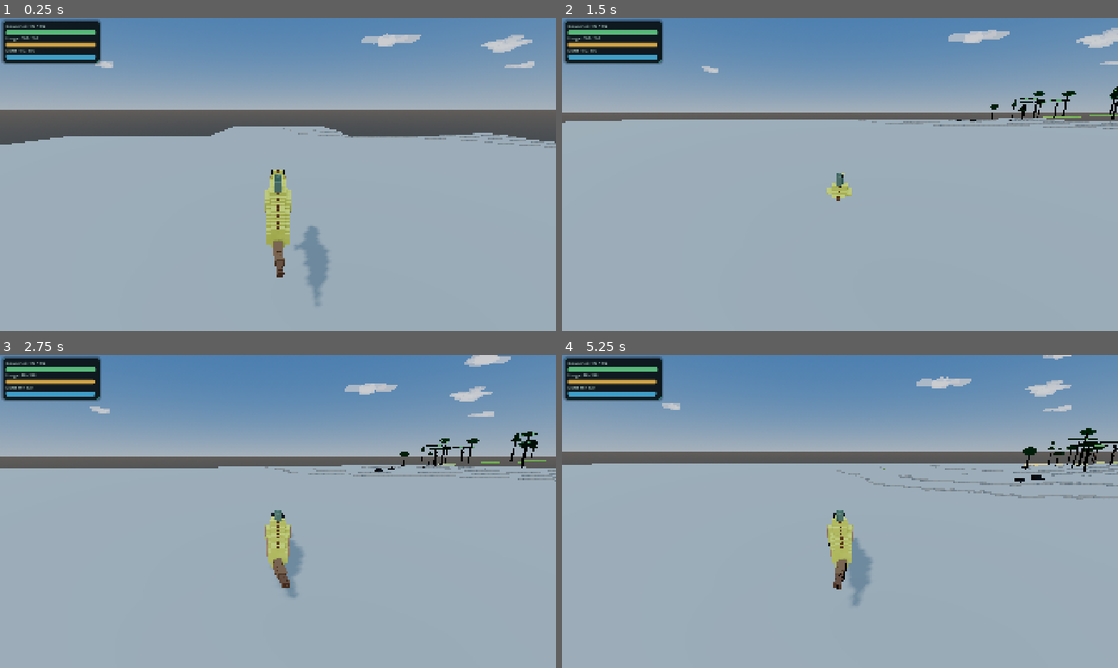
Above: before the commit, frames 1-4 (two rows, left to right).
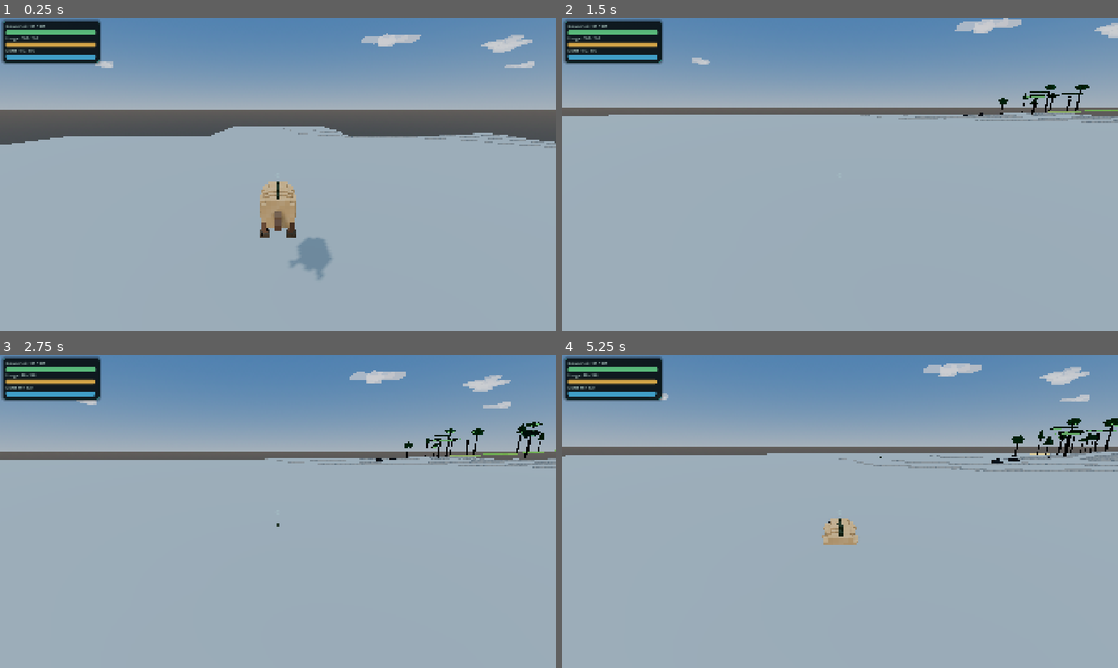
Above: after the commit, the same moments.

Repository: MajorDragonfly/voxelverse
Game: Godot game, scene res://main/main.tscn
Same seed, same stepped clock (60 frames per second), same inputs: the game is played once before the commit and once after it.
Inputs (mouse positions are in pixels of both pictures, inside the frame that each line leads up to):
- Up to frame 1 (0.25 s): no input
- Up to frame 2 (1.5 s): tap Enter at 0.5 s; move the mouse to (867, 174) at 0.52 s; hold W (move_forward) from 0.53 s (still down); tap Space (jump) at 0.6, 0.77, 1.07 s; click (867, 174) at 0.67 s; move the mouse to (812, 174) at 1.27 s; click (812, 174) at 1.35 s
- Up to frame 3 (2.75 s): keep holding W (move_forward); tap Space (jump) at 1.52, 1.55, 1.82, 2.3 s; move the mouse to (289, 505) at 2.02 s; tap L at 2.1 s
- Up to frame 4 (5.25 s): keep holding W (move_forward); move the mouse to (834, 517) at 2.77 s; tap R at 2.85 s; click (834, 517) at 2.92 s; tap Space (jump) at 3.02, 3.05, 3.32, 3.77, 3.8, 4.07, 4.52, 4.55, 4.82 s; move the mouse to (878, 514) at 3.52 s; tap Tab at 3.6 s; move the mouse to (795, 508) at 4.27 s; tap Delete at 4.35 s; move the mouse to (845, 511) at 5.02 s; tap Q at 5.1 s; click (845, 511) at 5.17 s

The runs differ from the first frame. In frame 1, 1.8% of the frame differs, in the area x 5-60%, y 2-92%; in frame 2, 5.5%; in frame 3, 7.8%; in frame 4, 9.2%, in the area x 0-100%, y 0-81%.

Commit message:
Load genetics-free creature assemblies in the player runtime

Diff:
--- a/creatures/runtime/creature_runtime_visual.gd
+++ b/creatures/runtime/creature_runtime_visual.gd
@@ -2,10 +2,15 @@
 class_name CreatureRuntimeVisual
 
 const Blueprint = preload("res://creatures/editor/creature_blueprint.gd")
-const BlueprintV5 = preload("res://creatures/editor/creature_blueprint_v5.gd")
-const AttachmentNormalizer = preload("res://creatures/editor/creature_attachment_normalizer.gd")
-const EvolutionGenerator = preload("res://creatures/editor/creature_evolution_generator.gd")
-const RuntimePreview = preload("res://creatures/runtime/creature_runtime_preview.gd")
+const AssemblyV7 = preload(
+	"res://creatures/editor/creature_assembly_blueprint_v7.gd"
+)
+const AttachmentNormalizer = preload(
+	"res://creatures/editor/creature_attachment_normalizer.gd"
+)
+const RuntimePreview = preload(
+	"res://creatures/runtime/creature_runtime_preview.gd"
+)
 
 const CREATURE_EDITOR_SCENE := "res://creatures/editor/creature_editor.tscn"
 
@@ -28,28 +33,27 @@
 		return
 	if event.keycode != KEY_F2:
 		return
-
 	Input.mouse_mode = Input.MOUSE_MODE_VISIBLE
 	get_viewport().set_input_as_handled()
-	var change_error: Error = get_tree().change_scene_to_file(CREATURE_EDITOR_SCENE)
+	var change_error: Error = get_tree().change_scene_to_file(
+		CREATURE_EDITOR_SCENE
+	)
 	if change_error != OK:
-		push_error("Could not open Creature Lab: %s" % change_error)
+		push_error("Could not open Creature Builder: %s" % change_error)
 
 
 func _install_runtime_creature() -> void:
-	blueprint = BlueprintV5.load_best_available()
+	blueprint = AssemblyV7.load_best_available()
 	if blueprint.is_empty():
-		blueprint = EvolutionGenerator.generate(_get_world_seed(), "random")
-
-	BlueprintV5.normalize(blueprint)
+		blueprint = AssemblyV7.create_default()
+	AssemblyV7.normalize(blueprint)
 	var migrated: bool = AttachmentNormalizer.normalize(blueprint)
 	if migrated:
-		BlueprintV5.save_to_file(blueprint)
+		AssemblyV7.save_to_file(blueprint)
 
 	_hide_legacy_player_systems()
 	_build_runtime_preview()
 	_disable_preview_collisions(self)
-
 	if apply_blueprint_stats:
 		_apply_stats_to_player()
 
@@ -57,13 +61,11 @@
 func _build_runtime_preview() -> void:
 	if is_instance_valid(_preview):
 		_preview.queue_free()
-
 	_preview = RuntimePreview.new()
-	_preview.name = "BlueprintCreatureVisual"
+	_preview.name = "AssemblyCreatureVisual"
 	_preview.position = Vector3(0.0, runtime_visual_height, 0.0)
 	_preview.scale = Vector3.ONE * runtime_visual_scale
 	add_child(_preview)
-
 	if _preview.has_method("set_editor_state"):
 		_preview.call("set_editor_state", blueprint, -1, -1, false)
 	else:
@@ -74,24 +76,25 @@
 	var player: Node = get_parent()
 	if player == null:
 		return
-
 	player.set("enable_creature_builder_debug_keys", false)
 	player.set("show_development_debug_overlay", false)
 	player.set("enable_simulation_speed_controls", false)
-
 	var body_mesh := player.get_node_or_null("BodyMesh") as VisualInstance3D
 	if body_mesh != null:
 		body_mesh.visible = false
-
-	var legacy_root := player.get_node_or_null("CreaturePartVisuals") as Node3D
+	var legacy_root := player.get_node_or_null(
+		"CreaturePartVisuals"
+	) as Node3D
 	if legacy_root != null:
 		legacy_root.visible = false
-
-	var debug_label := player.get_node_or_null("HUD/DevelopmentDebugLabel") as Control
+	var debug_label := player.get_node_or_null(
+		"HUD/DevelopmentDebugLabel"
+	) as Control
 	if debug_label != null:
 		debug_label.queue_free()
-
-	var old_runtime_label := player.get_node_or_null("HUD/CreatureRuntimeLabel") as Control
+	var old_runtime_label := player.get_node_or_null(
+		"HUD/CreatureRuntimeLabel"
+	) as Control
 	if old_runtime_label != null:
 		old_runtime_label.queue_free()
 
@@ -102,7 +105,6 @@
 		collision_object.collision_layer = 0
 		collision_object.collision_mask = 0
 		collision_object.input_ray_pickable = false
-
 	for child in root.get_children():
 		_disable_preview_collisions(child)
 
@@ -111,33 +113,35 @@
 	var player: Node = get_parent()
 	if player == null:
 		return
-
 	var stats: Dictionary = Blueprint.calculate_stats(blueprint)
-	var old_maximum_health: float = maxf(float(player.get("maximum_health")), 1.0)
+	var old_maximum_health: float = maxf(
+		float(player.get("maximum_health")),
+		1.0
+	)
 	var health_ratio: float = clampf(
 		float(player.get("current_health")) / old_maximum_health,
 		0.0,
 		1.0
 	)
-	var new_maximum_health: float = maxf(float(stats.get("health", 100.0)), 25.0)
-
-	player.set("move_speed", clampf(float(stats.get("speed", 5.0)), 2.2, 11.5))
-	player.set("jump_velocity", clampf(float(stats.get("jump", 6.0)), 3.0, 9.0))
+	var new_maximum_health: float = maxf(
+		float(stats.get("health", 100.0)),
+		25.0
+	)
+	player.set(
+		"move_speed",
+		clampf(float(stats.get("speed", 5.0)), 2.2, 11.5)
+	)
+	player.set(
+		"jump_velocity",
+		clampf(float(stats.get("jump", 6.0)), 3.0, 9.0)
+	)
 	player.set("maximum_health", new_maximum_health)
 	player.set("current_health", new_maximum_health * health_ratio)
 	player.set(
 		"hunger_loss_per_second",
 		clampf(float(stats.get("hunger_drain", 0.20)), 0.03, 2.0)
 	)
-
 	if player.has_method("_initialize_hud"):
 		player.call("_initialize_hud")
 	if player.has_method("_update_hud"):
 		player.call("_update_hud")
-
-
-func _get_world_seed() -> int:
-	var game_state := get_node_or_null("/root/GameState")
-	if game_state != null and game_state.has_method("get_world_seed"):
-		return int(game_state.call("get_world_seed"))
-	return 1
